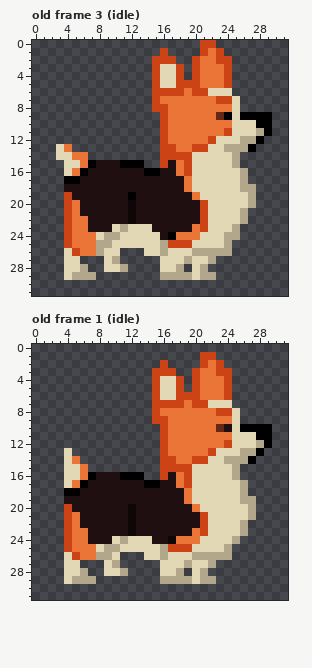
Two versions of one pixel-art file, src/commonMain/resources/chumbo.ase. Above: the version before the commit.
32x32 pixels, 10 frames. Shown: old frame 3 (idle), old frame 1 (idle). The commit also changed other frames, which this record leaves out.
And afterwards:
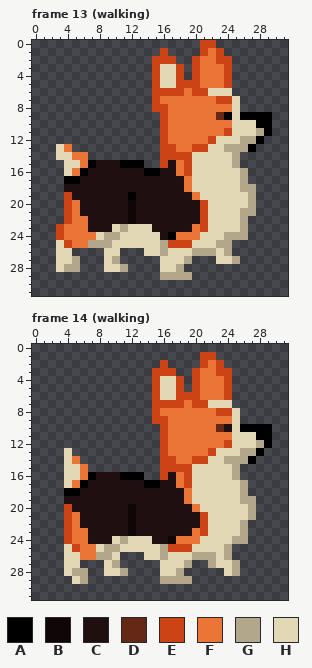
Palette (. is transparent): A #000000  B #0f0707  C #1f0f10  D #632914  E #cc4416  F #eb7536  G #b3a78b  H #e3d8b6
A new or re-ordered frame is compared with the old frame closest to it.
The author wrote: added walking animation
From old to new:
frames 10 -> 20
Frame 13 (walking) is new; against old frame 3 (idle):
y 21: x 27 . -> G
y 23: x 3..4 .E -> EF; x 25..26 G. -> HG
y 24: x 3..4 .E -> EF; x 26 . -> G
y 25: x 3 . -> H; x 7 F -> G; x 23 H -> G
y 26: x 3 . -> H; x 5..8 EFFG -> ....; x 23 G -> H
y 27: x 3 . -> H; x 5 H -> G; x 20..25 HHG... -> ...HHG
y 28: x 3..6 .HHG -> HGG.; x 20..21 HG -> ..
y 29: x 4..7 HGGG -> ....; x 20..22 HGG -> ...
Frame 14 (walking) is new; against old frame 1 (idle):
y 24: x 26 . -> G
y 25: x 4..5 EF -> HE
y 26: x 5 E -> H; x 23 G -> H
y 27: x 20..21 HH -> ..; x 23..25 ... -> HHG
y 28: x 5 H -> G; x 20..21 HG -> ..; x 24..25 .. -> HG
y 29: x 4..5 HG -> .H; x 7 G -> .; x 20..22 HGG -> ...
Changed places in both pictures, as pixel boxes (x1, y1, x2, y2):
changed: (192, 208, 256, 280)
changed: (56, 224, 104, 280)
changed: (192, 536, 248, 584)
changed: (64, 544, 96, 584)
